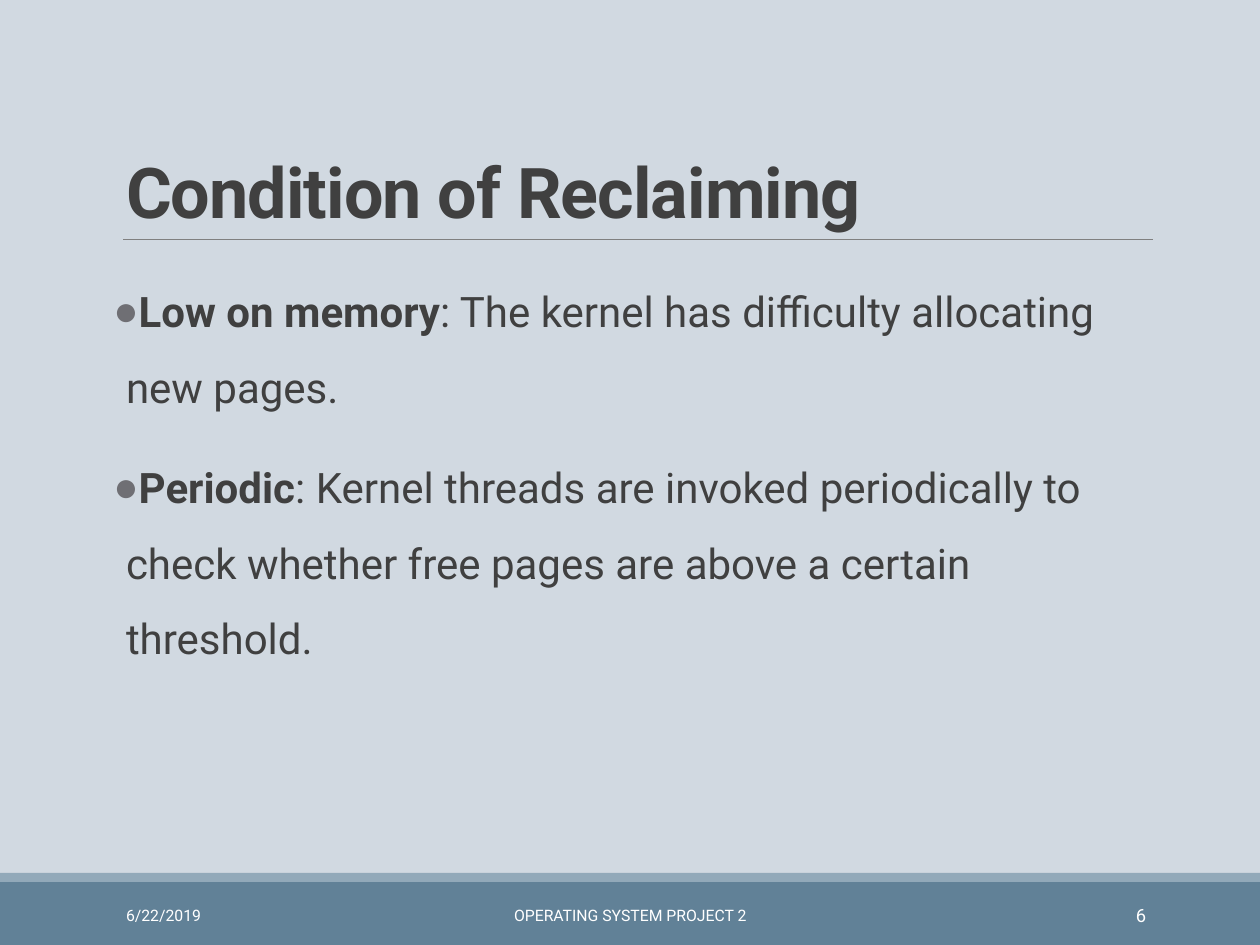
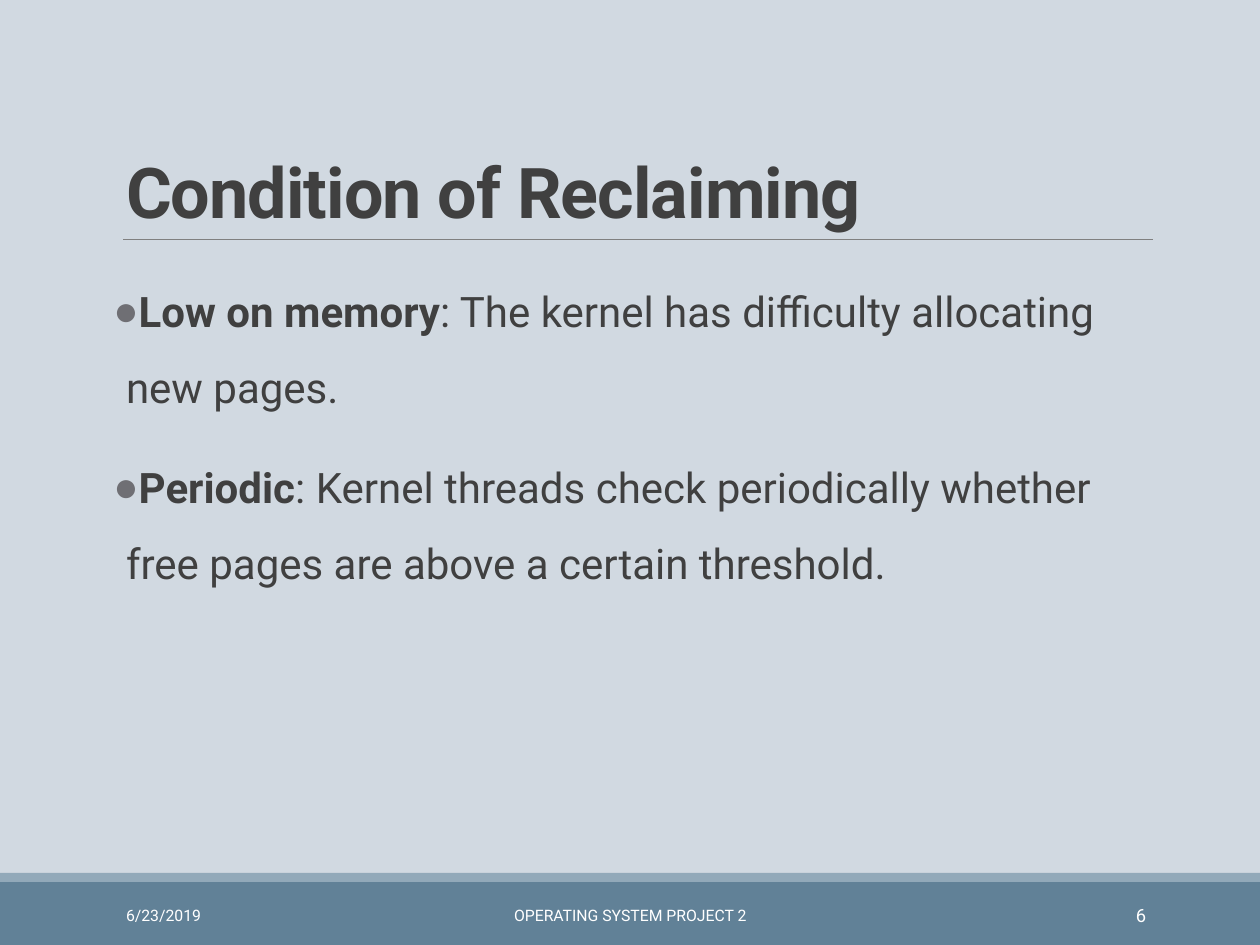
Before and after one commit to wzh99/OSProject, a slide deck: slide 6 of Project2/prj2pre.pptx. Drawn at 1260x945 pixels with LibreOffice and Linux fonts; fonts in the diff are those of the drawing. Boxes give left, top, right and bottom in pixels: in the first picture for what was removed or moved away, otherwise in the second. Text is boxed around its words. In the diff, an @@ line names an element or a change of style, - is before the commit and + after.

```diff
--- a/Project2/prj2pre.pptx
+++ b/Project2/prj2pre.pptx
@@ text at (x1=126, y1=471, x2=1090, y2=588): text changed @@
-● Periodic: Kernel threads are invoked periodically to check whether free pages are above a certain threshold.
+● Periodic: Kernel threads check periodically whether free pages are above a certain threshold.
@@ text at (x1=126, y1=909, x2=201, y2=922): text changed @@
-6/22/2019
+6/23/2019
```
Also in this commit, not shown: 32 other slides changed, 1 other file.
